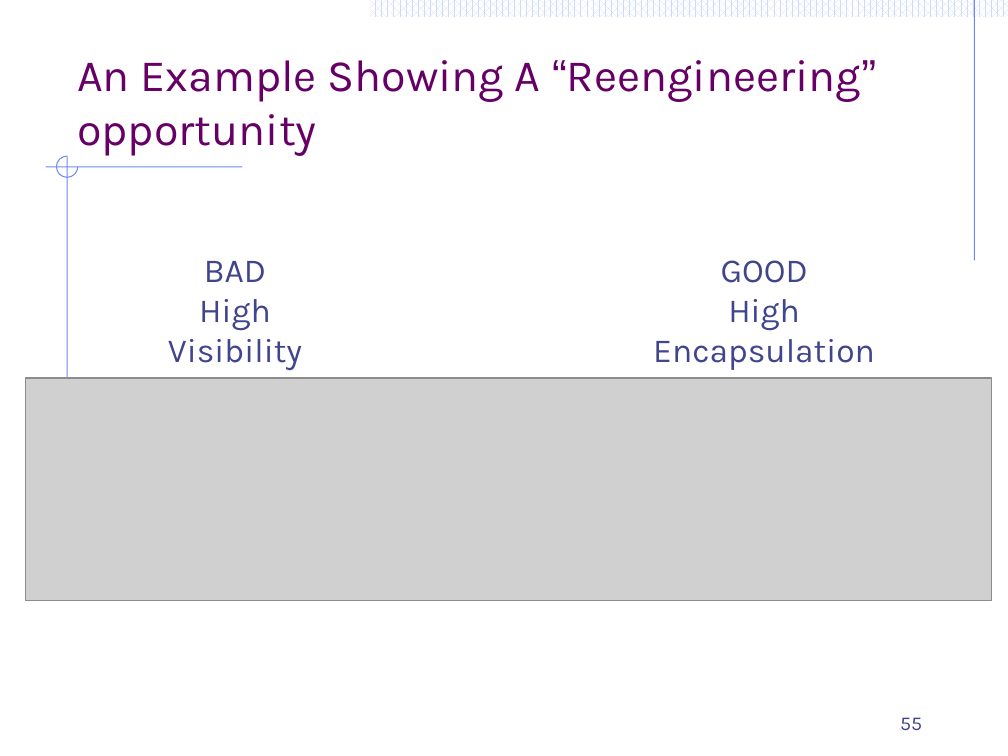
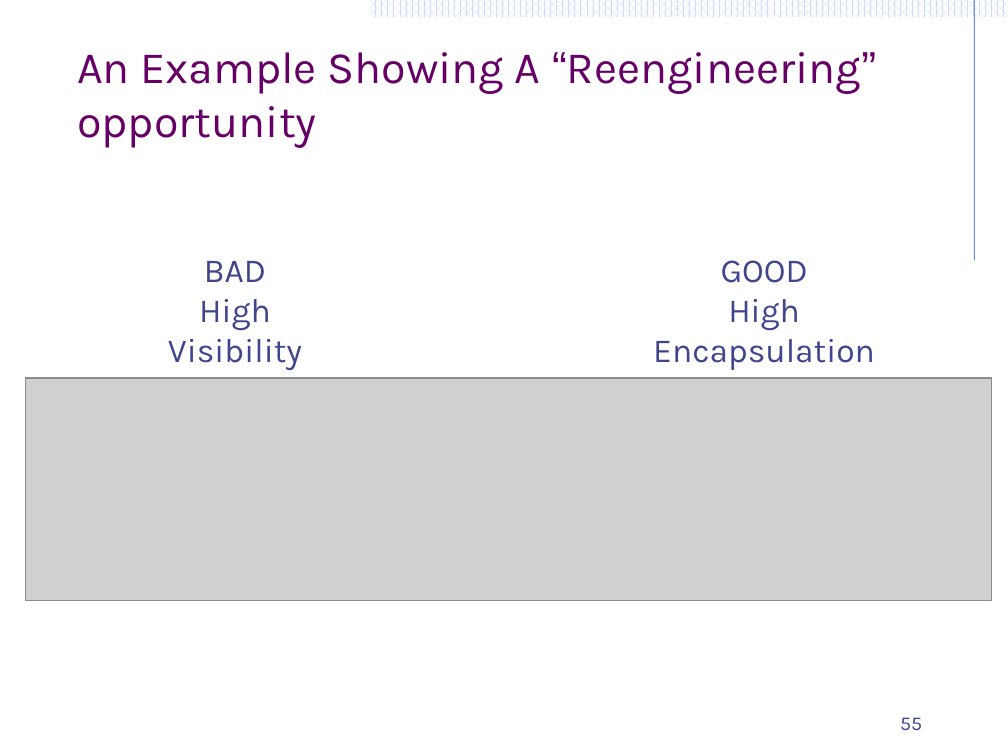
Before and after one commit to ArchitectingSoftware/CS575-SoftwareDesign, a slide deck: slide 55 of Lectures/M3-ArchitectureModeling.pptx. Drawn at 1008x756 pixels with LibreOffice and Linux fonts; fonts in the diff are those of the drawing; grey boxes stand for pictures. Boxes give left, top, right and bottom in pixels: in the first picture for what was removed or moved away, otherwise in the second. Text is boxed around its words. In the diff, an @@ line names an element or a change of style, - is before the commit and + after.

```diff
--- a/Lectures/M3-ArchitectureModeling.pptx
+++ b/Lectures/M3-ArchitectureModeling.pptx
@@ title "An Example Showing A “Reengineering” ..." at <box>77,52,876,148</box>: vertical alignment bottom to top @@
@@ line removed from (242, 167) to (45, 167) @@
@@ freeform shape removed at <box>56,156,78,177</box> @@
@@ line removed from (68, 156) to (68, 412) @@
```
Also in this commit, not shown: 57 other slides changed, 9 other files.
